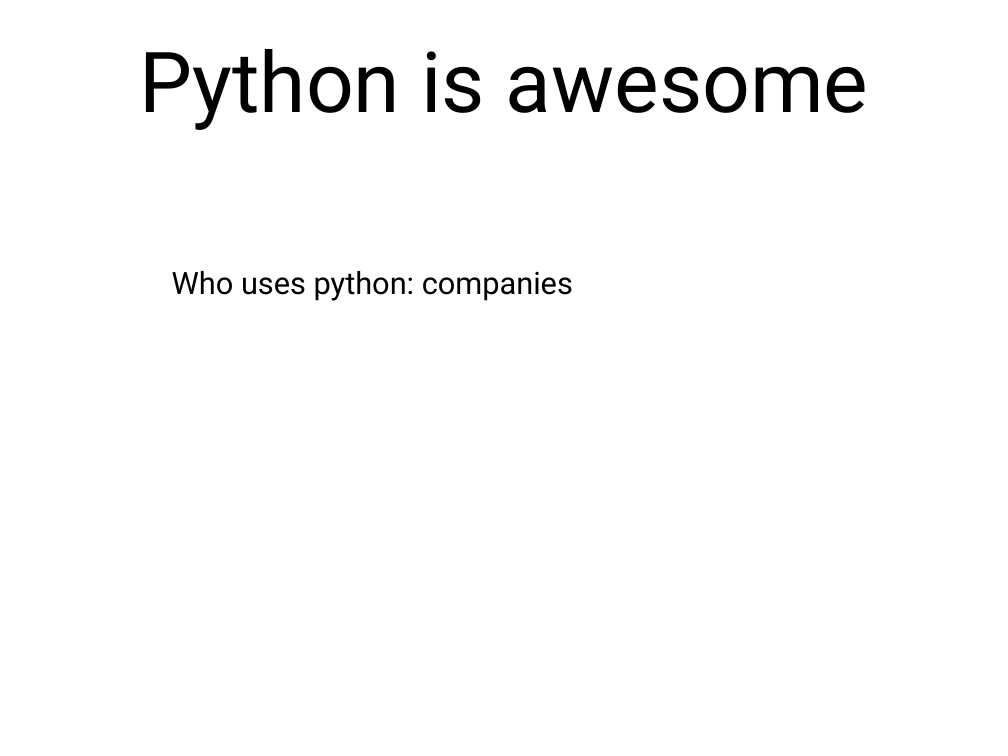
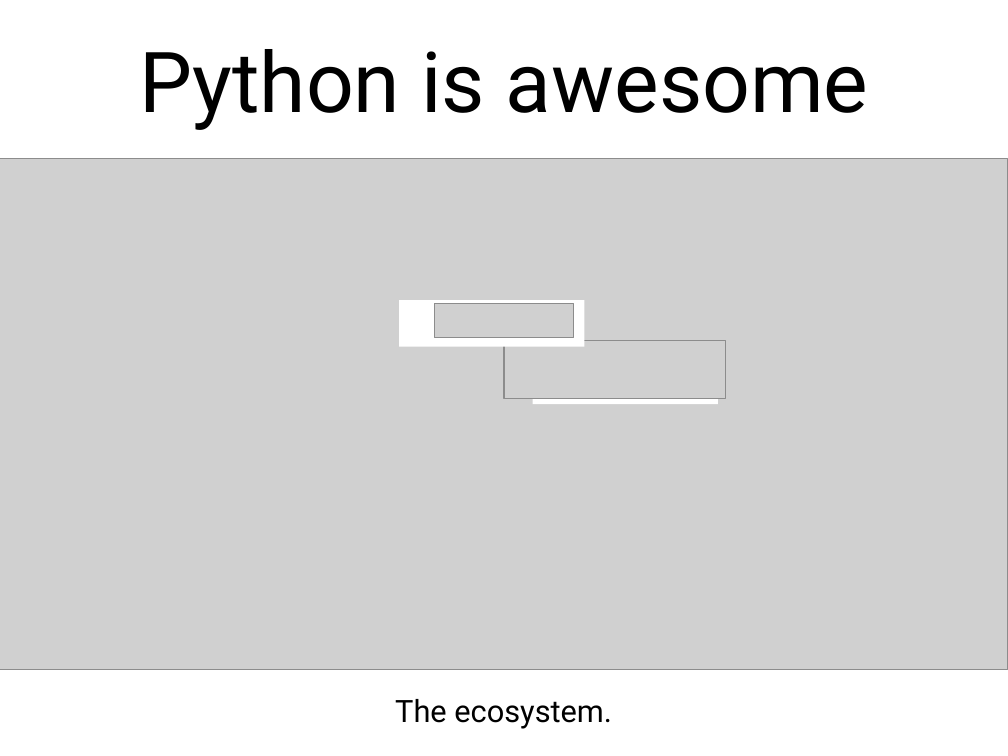
Before and after one commit to nelson-group/pycourse, a slide deck: slide 6 of intro.pptx (slide 5 before the commit). Drawn at 1008x756 pixels with LibreOffice and Linux fonts; fonts in the diff are those of the drawing; grey boxes stand for pictures. Boxes give left, top, right and bottom in pixels: in the first picture for what was removed or moved away, otherwise in the second. Text is boxed around its words. In the diff, an @@ line names an element or a change of style, - is before the commit and + after.

```diff
--- a/intro.pptx
+++ b/intro.pptx
@@ picture added at <box>0,158,1008,670</box> @@
@@ text removed at <box>172,271,573,301</box> @@
-Who uses python: companies
@@ rectangle added at <box>399,300,585,347</box>, fill #FFFFFF @@
@@ picture added at <box>434,303,574,338</box> @@
@@ picture added at <box>504,341,726,398</box> @@
@@ rectangle added at <box>532,358,718,404</box>, fill #FFFFFF @@
@@ text added at <box>395,699,612,729</box>, 22 pt, text #000000 @@
+The ecosystem.
```
Also in this commit, not shown: 4 other slides changed, 1 slide added.
